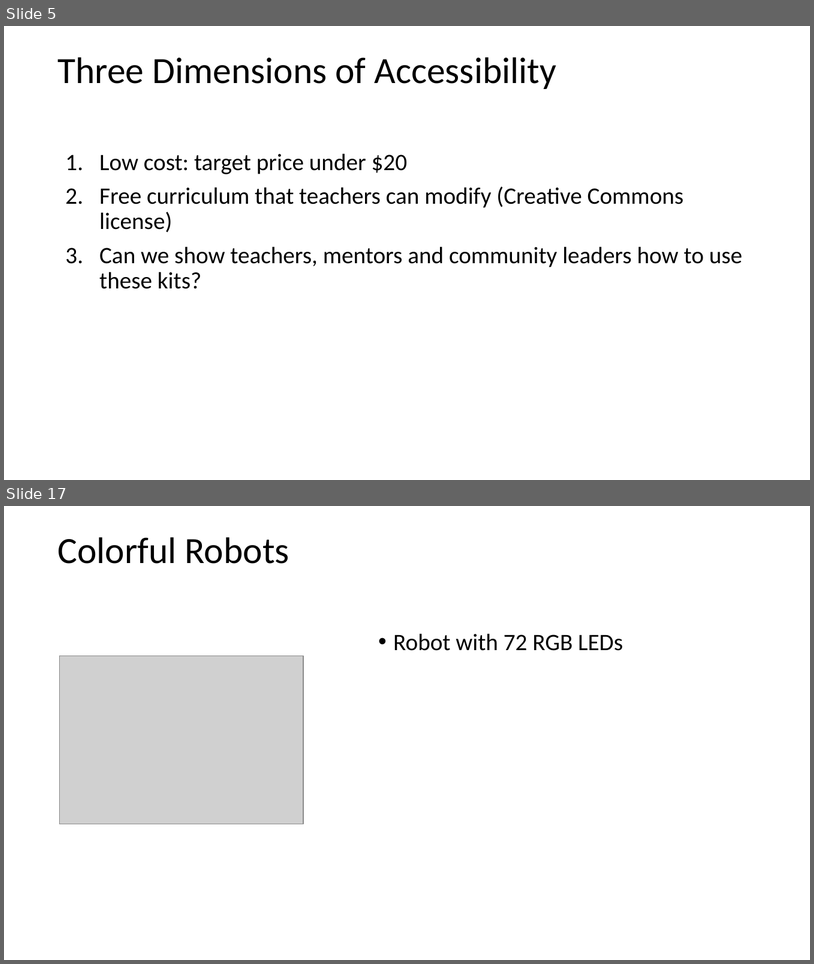
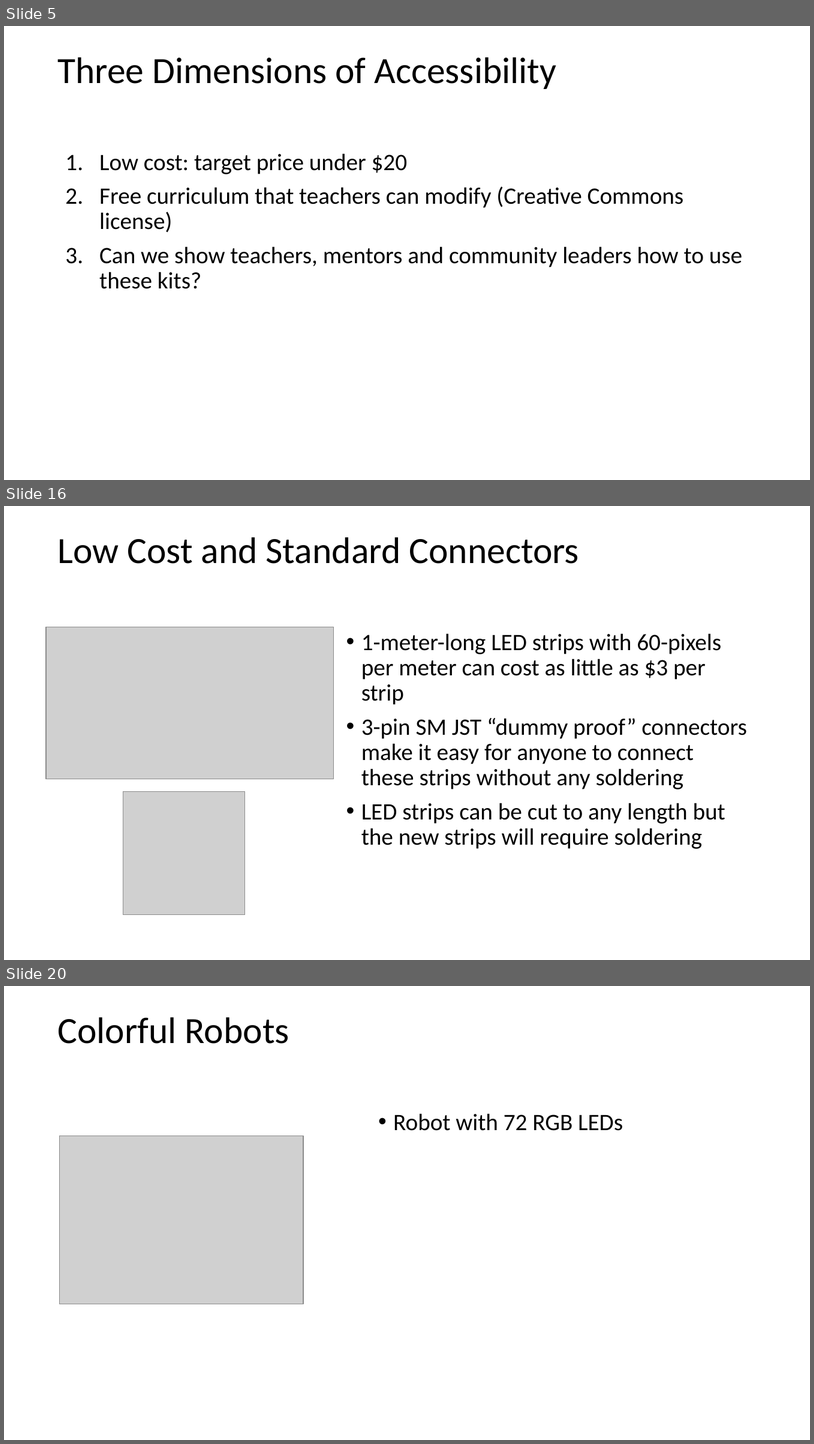
Before and after one commit to dmccreary/moving-rainbow, a slide deck: slides/led-strips-for-computational-thinking.pptx. Shown one above the other, each under a label of ours: slides 5 and 17 before the commit, slides 5, 16 and 20 after it; the slides between them are not shown. The pictures are 814x964 and 814x1444 pixels, drawn with LibreOffice and Linux fonts; fonts in the diff are those of the drawing; grey boxes stand for pictures; background and template pictures are left out. Boxes give left, top, right and bottom in pixels: in the first picture for what was removed or moved away, otherwise in the second. Text is boxed around its words. In the diff, an @@ line names an element or a change of style, - is before the commit and + after.

```diff
--- a/slides/led-strips-for-computational-thinking.pptx
+++ b/slides/led-strips-for-computational-thinking.pptx
@@ slide 16 added at <box>4,506,810,960</box>, background #FFFFFF @@
@@ title added at <box>57,537,579,564</box>, 44 pt, text #000000 @@
+Low Cost and Standard Connectors
@@ picture added at <box>46,627,333,779</box> @@
@@ text added at <box>362,633,747,849</box>, 28 pt, text #000000 @@
+• 1-meter-long LED strips with 60-pixels per meter can cost as little as $3 per strip
+• 3-pin SM JST “dummy proof” connectors make it easy for anyone to connect these strips without any soldering
+• LED strips can be cut to any length but the new strips will require soldering
@@ picture added at <box>123,791,245,915</box> @@
@@ what was slide 17 is now slide 20 @@
```
Also in this commit, not shown: 2 slides changed, 2 other slides added, 4 other files.
